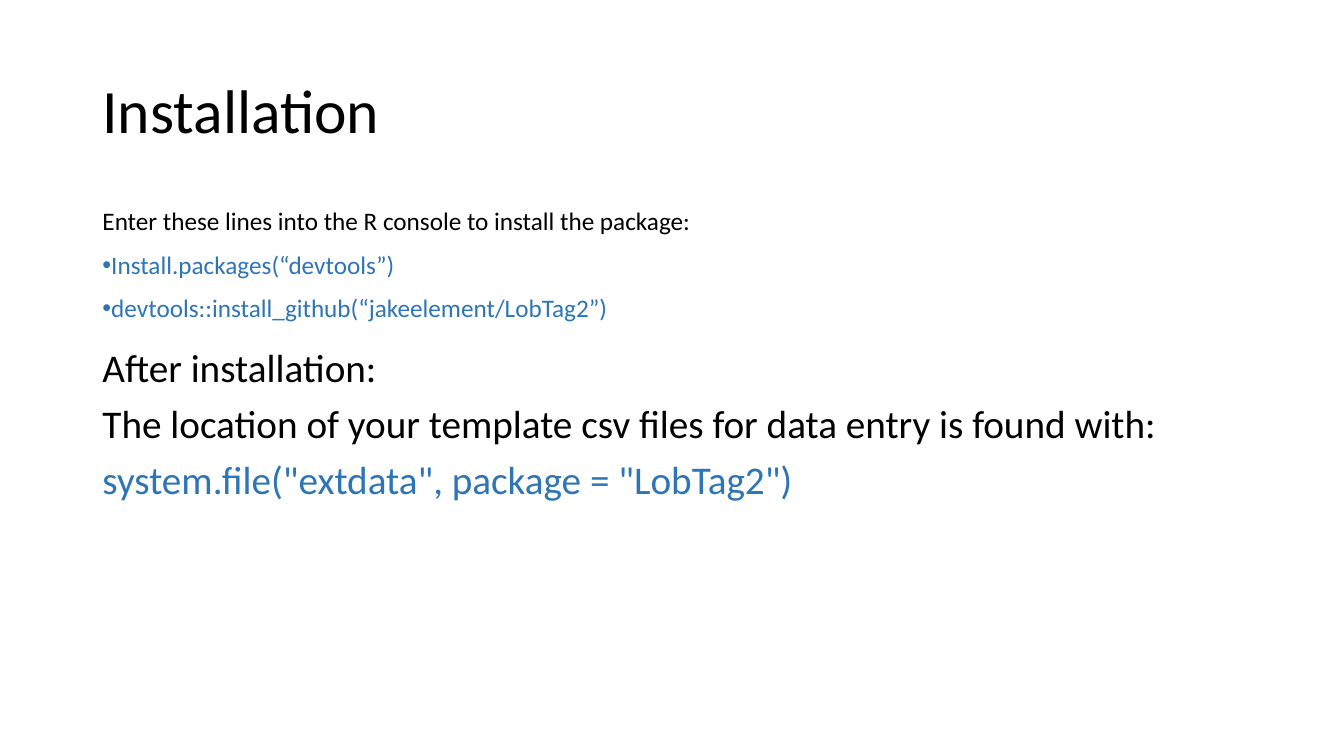
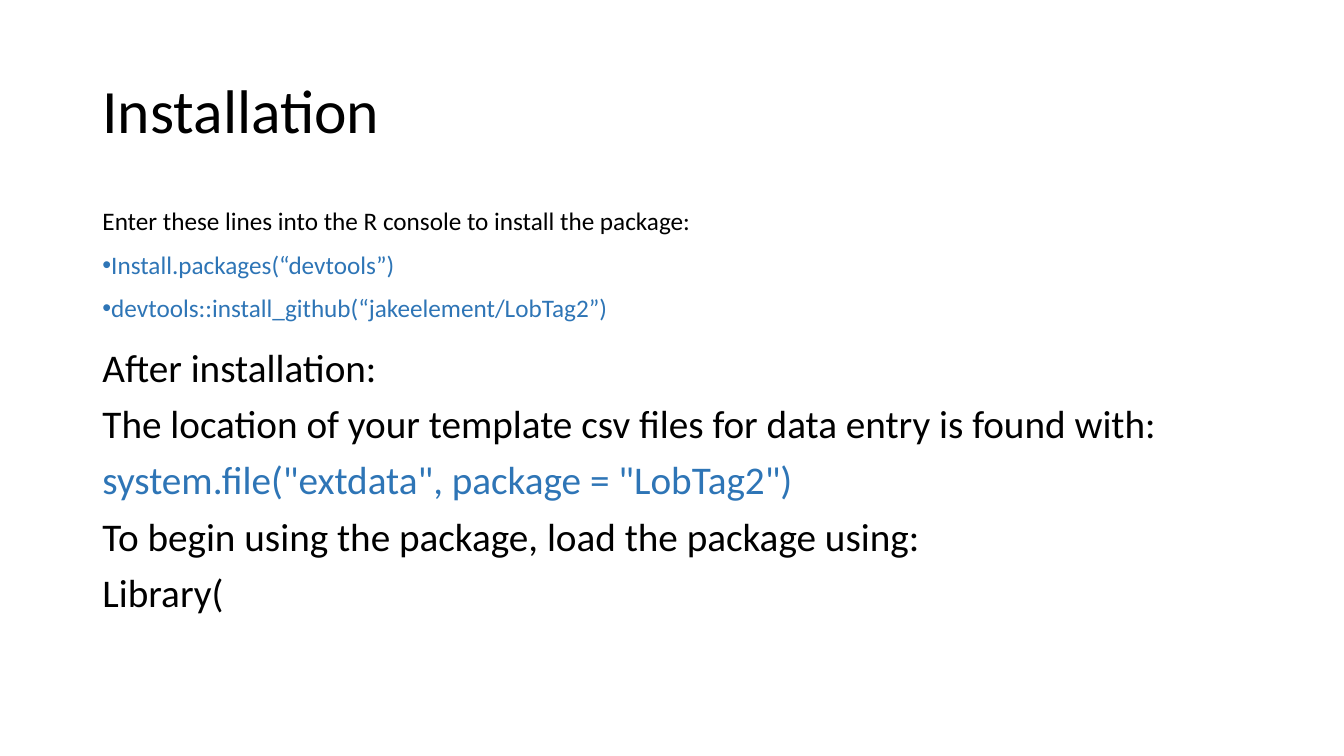
Before and after one commit to LobsterScience/LobTag2, a slide deck: slide 7 of data/user_guide.pptx. Drawn at 1344x756 pixels with LibreOffice and Linux fonts; fonts in the diff are those of the drawing. Boxes give left, top, right and bottom in pixels: in the first picture for what was removed or moved away, otherwise in the second. Text is boxed around its words. In the diff, an @@ line names an element or a change of style, - is before the commit and + after.

```diff
--- a/data/user_guide.pptx
+++ b/data/user_guide.pptx
@@ text at (102,523,919,614): paragraphs added @@
+To begin using the package, load the package using:
+Library(
```
Also in this commit, not shown: 3 other slides changed, 1 other file.
